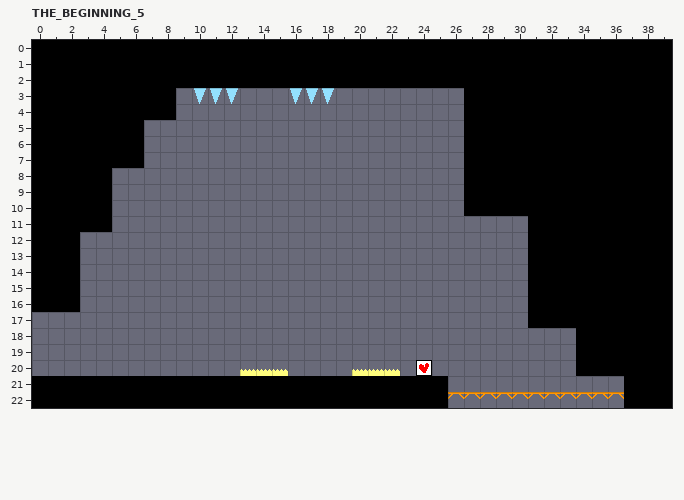
LDtk project, stored at Assets/LDtk/level_1.ldtk. This is how it looked before the edit.
Cells are 16x16 px. Shown: THE_BEGINNING_5 x 0..39, y 0..22. The commit also changed other parts of the map, which this record leaves out.
The result:
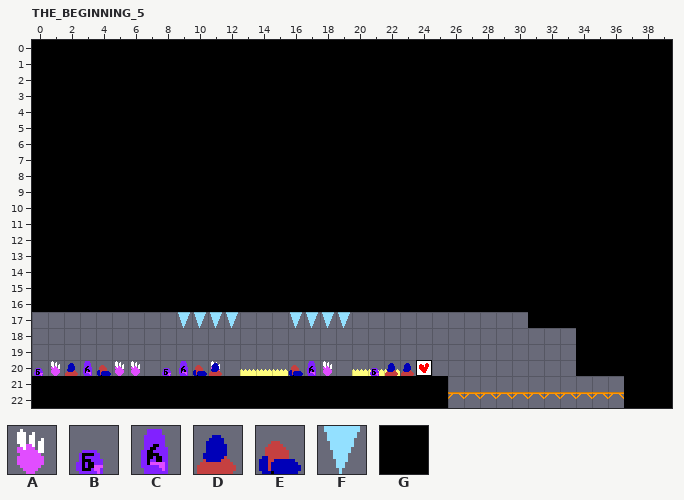
Key: from "DECOR": A 0, B 34, C 35, D 74, E 75; from "ENTITIES": F 20; from "GROUND": G 0.
_ is an empty cell.
Change:
{"where": "layer \"GROUND\""}
{"y":3,"x":9,"old":"__________________","new":"GGGGGGGGGGGGGGGGGG"}
{"y":4,"x":9,"old":"__________________","new":"GGGGGGGGGGGGGGGGGG"}
{"y":5,"x":7,"old":"____________________","new":"GGGGGGGGGGGGGGGGGGGG"}
{"y":6,"x":7,"old":"____________________","new":"GGGGGGGGGGGGGGGGGGGG"}
{"y":7,"x":7,"old":"____________________","new":"GGGGGGGGGGGGGGGGGGGG"}
{"y":8,"x":5,"old":"______________________","new":"GGGGGGGGGGGGGGGGGGGGGG"}
{"y":9,"x":5,"old":"______________________","new":"GGGGGGGGGGGGGGGGGGGGGG"}
{"y":10,"x":5,"old":"______________________","new":"GGGGGGGGGGGGGGGGGGGGGG"}
{"y":11,"x":5,"old":"__________________________","new":"GGGGGGGGGGGGGGGGGGGGGGGGGG"}
{"y":12,"x":3,"old":"____________________________","new":"GGGGGGGGGGGGGGGGGGGGGGGGGGGG"}
{"y":13,"x":3,"old":"____________________________","new":"GGGGGGGGGGGGGGGGGGGGGGGGGGGG"}
{"y":14,"x":3,"old":"____________________________","new":"GGGGGGGGGGGGGGGGGGGGGGGGGGGG"}
{"y":15,"x":3,"old":"____________________________","new":"GGGGGGGGGGGGGGGGGGGGGGGGGGGG"}
{"y":16,"x":3,"old":"____________________________","new":"GGGGGGGGGGGGGGGGGGGGGGGGGGGG"}
{"where": "layer \"ENTITIES\""}
{"y":3,"x":10,"old":"FFF","new":"___"}
{"y":3,"x":16,"old":"FFF","new":"___"}
{"y":17,"x":9,"old":"____","new":"FFFF"}
{"y":17,"x":16,"old":"____","new":"FFFF"}
{"where": "layer \"BACKGROUND_000\""}
{"y":20,"x":1,"old":"_","new":"A"}
{"y":20,"x":5,"old":"__","new":"AA"}
{"y":20,"x":11,"old":"_","new":"A"}
{"y":20,"x":18,"old":"_","new":"A"}
{"where": "layer \"BACKGROUND_100\""}
{"y":20,"x":0,"old":"_","new":"B"}
{"y":20,"x":3,"old":"_","new":"C"}
{"y":20,"x":8,"old":"__","new":"BC"}
{"y":20,"x":17,"old":"_","new":"C"}
{"y":20,"x":21,"old":"_","new":"B"}
{"where": "layer \"BACKGROUND_200\""}
{"y":20,"x":2,"old":"_","new":"D"}
{"y":20,"x":4,"old":"_","new":"E"}
{"y":20,"x":10,"old":"__","new":"ED"}
{"y":20,"x":16,"old":"_","new":"E"}
{"y":20,"x":22,"old":"__","new":"DD"}
{"label":"changed","picture_box":[80,88,528,328]}
{"label":"added","picture_box":[34,361,140,376]}
{"label":"added","picture_box":[162,361,222,376]}
{"label":"added","picture_box":[289,361,332,376]}
{"label":"added","picture_box":[370,363,414,376]}
